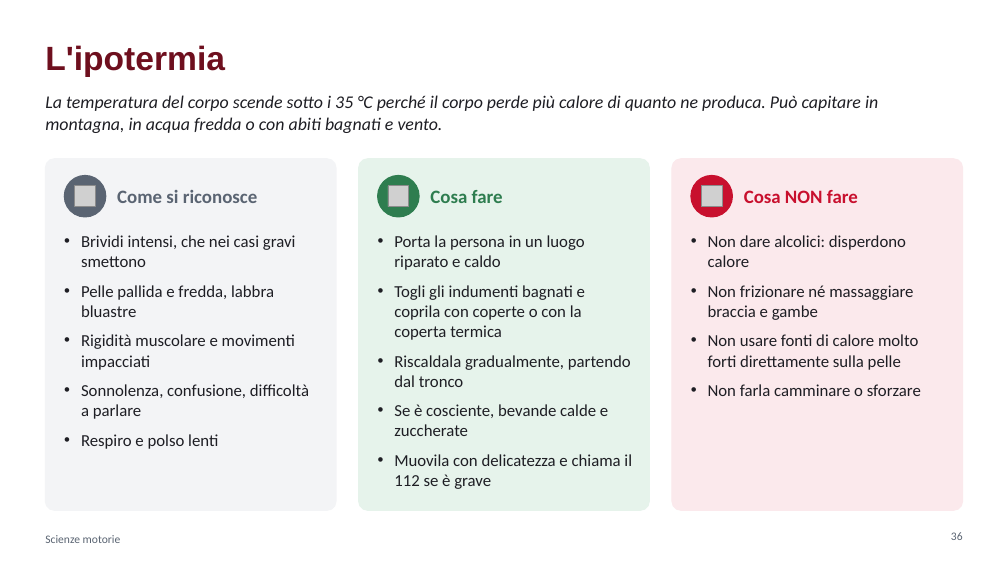
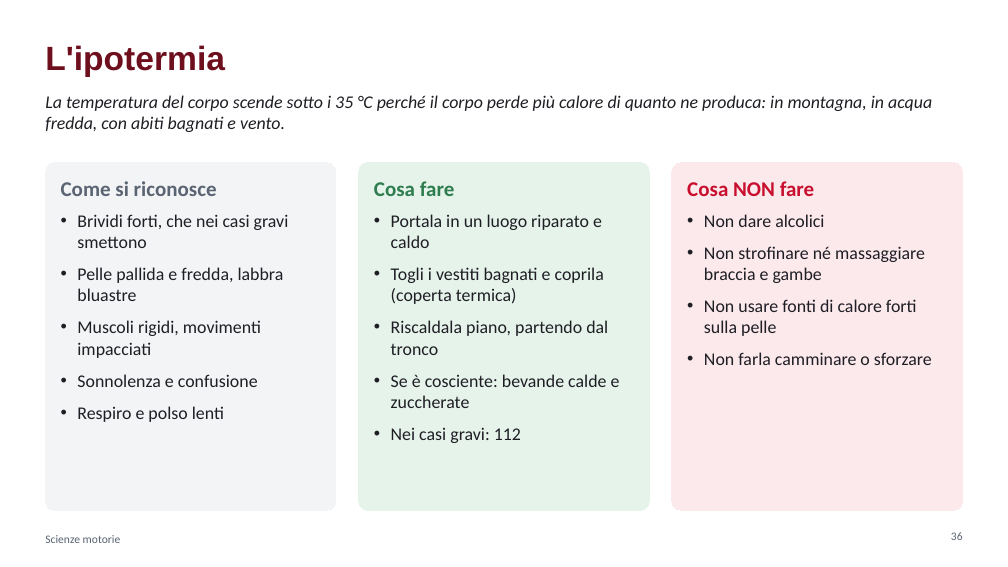
Before and after one commit to krazerrino/ginnastica, a slide deck: slide 36 of Cuore_respiro_e_primo_soccorso.pptx. Drawn at 1008x567 pixels with LibreOffice and Linux fonts; fonts in the diff are those of the drawing; grey boxes stand for pictures. Boxes give left, top, right and bottom in pixels: in the first picture for what was removed or moved away, otherwise in the second. Text is boxed around its words. In the diff, an @@ line names an element or a change of style, - is before the commit and + after.

```diff
--- a/Cuore_respiro_e_primo_soccorso.pptx
+++ b/Cuore_respiro_e_primo_soccorso.pptx
@@ text at (45, 95, 932, 132): text changed @@
-La temperatura del corpo scende sotto i 35 °C perché il corpo perde più calore di quanto ne produca. Può capitare in montagna, in acqua fredda o con abiti bagnati e vento.
+La temperatura del corpo scende sotto i 35 °C perché il corpo perde più calore di quanto ne produca: in montagna, in acqua fredda, con abiti bagnati e vento.
@@ rounded rectangle "Come si riconosce": place and size @@
-rounded rectangle "Come si riconosce" at (45, 159, 336, 510)
+rounded rectangle "Come si riconosce" at (45, 163, 336, 510)
@@ rounded rectangle "Come si riconosce" at (45, 163, 336, 510): outline #F3F4F6 1 pt to #F3F4F6 0.75 pt @@
@@ ellipse removed at (64, 175, 106, 217) @@
@@ rounded rectangle "Cosa fare": place and size @@
-rounded rectangle "Cosa fare" at (358, 159, 649, 510)
+rounded rectangle "Cosa fare" at (358, 163, 649, 510)
@@ rounded rectangle "Cosa fare" at (358, 163, 649, 510): outline #E6F3EB 1 pt to #E6F3EB 0.75 pt @@
@@ ellipse removed at (377, 175, 419, 217) @@
@@ rounded rectangle "Cosa NON fare": place and size @@
-rounded rectangle "Cosa NON fare" at (708, 235, 921, 396)
+rounded rectangle "Cosa NON fare" at (672, 163, 963, 510)
@@ rounded rectangle "Cosa NON fare" at (672, 163, 963, 510): fill none to #FBE9EC; outline none to #FBE9EC 0.75 pt @@
@@ rounded rectangle removed at (672, 159, 963, 510) @@
@@ ellipse removed at (691, 175, 733, 217) @@
@@ text in rounded rectangle at (61, 181, 289, 422): text added @@
+Come si riconosce
+• Brividi forti, che nei casi gravi smettono
+• Pelle pallida e fredda, labbra bluastre
+• Muscoli rigidi, movimenti impacciati
+• Sonnolenza e confusione
+• Respiro e polso lenti
@@ picture removed at (75, 186, 96, 207) @@
@@ text removed at (117, 190, 258, 203) @@
-Come si riconosce
@@ text in rounded rectangle at (374, 181, 620, 443): text added @@
+Cosa fare
+• Portala in un luogo riparato e caldo
+• Togli i vestiti bagnati e coprila (coperta termica)
+• Riscaldala piano, partendo dal tronco
+• Se è cosciente: bevande calde e zuccherate
+• Nei casi gravi: 112
@@ picture removed at (388, 186, 409, 207) @@
@@ text removed at (430, 190, 503, 203) @@
-Cosa fare
@@ text in rounded rectangle at (687, 181, 925, 336): text changed; size 16 to 17 pt @@
-• Non dare alcolici: disperdono calore
-• Non frizionare né massaggiare braccia e gambe
-• Non usare fonti di calore molto forti direttamente sulla pelle
+Cosa NON fare
+• Non dare alcolici
+• Non strofinare né massaggiare braccia e gambe
+• Non usare fonti di calore forti sulla pelle
@@ picture removed at (702, 186, 723, 207) @@
@@ text removed at (744, 190, 858, 203) @@
-Cosa NON fare
@@ text removed at (81, 235, 309, 449) @@
-• Brividi intensi, che nei casi gravi smettono
-• Pelle pallida e fredda, labbra bluastre
-• Rigidità muscolare e movimenti impacciati
-• Sonnolenza, confusione, difficoltà a parlare
-• Respiro e polso lenti
@@ text removed at (394, 235, 632, 489) @@
-• Porta la persona in un luogo riparato e caldo
-• Togli gli indumenti bagnati e coprila con coperte o con la coperta termica
-• Riscaldala gradualmente, partendo dal tronco
-• Se è cosciente, bevande calde e zuccherate
-• Muovila con delicatezza e chiama il 112 se è grave
@@ text in rounded rectangle at (704, 352, 932, 365): size 16 to 17 pt in "Non farla camminare o sforzare"; more space between paragraphs @@
```
Also in this commit, not shown: 36 other slides changed, 1 other file.
